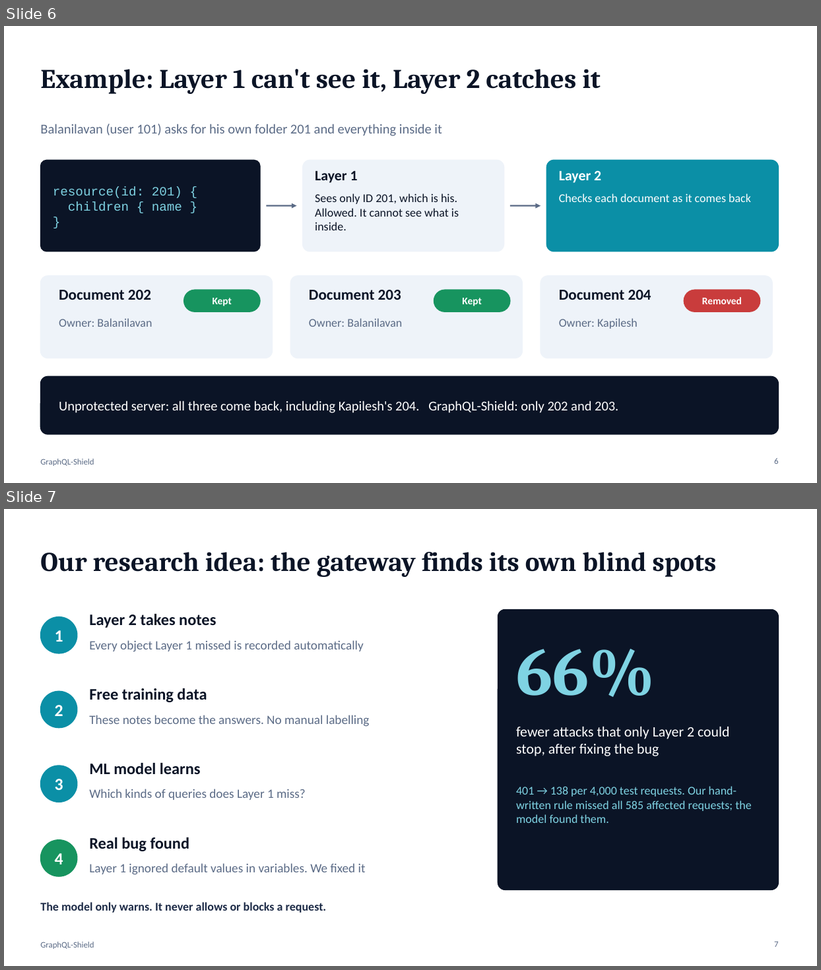
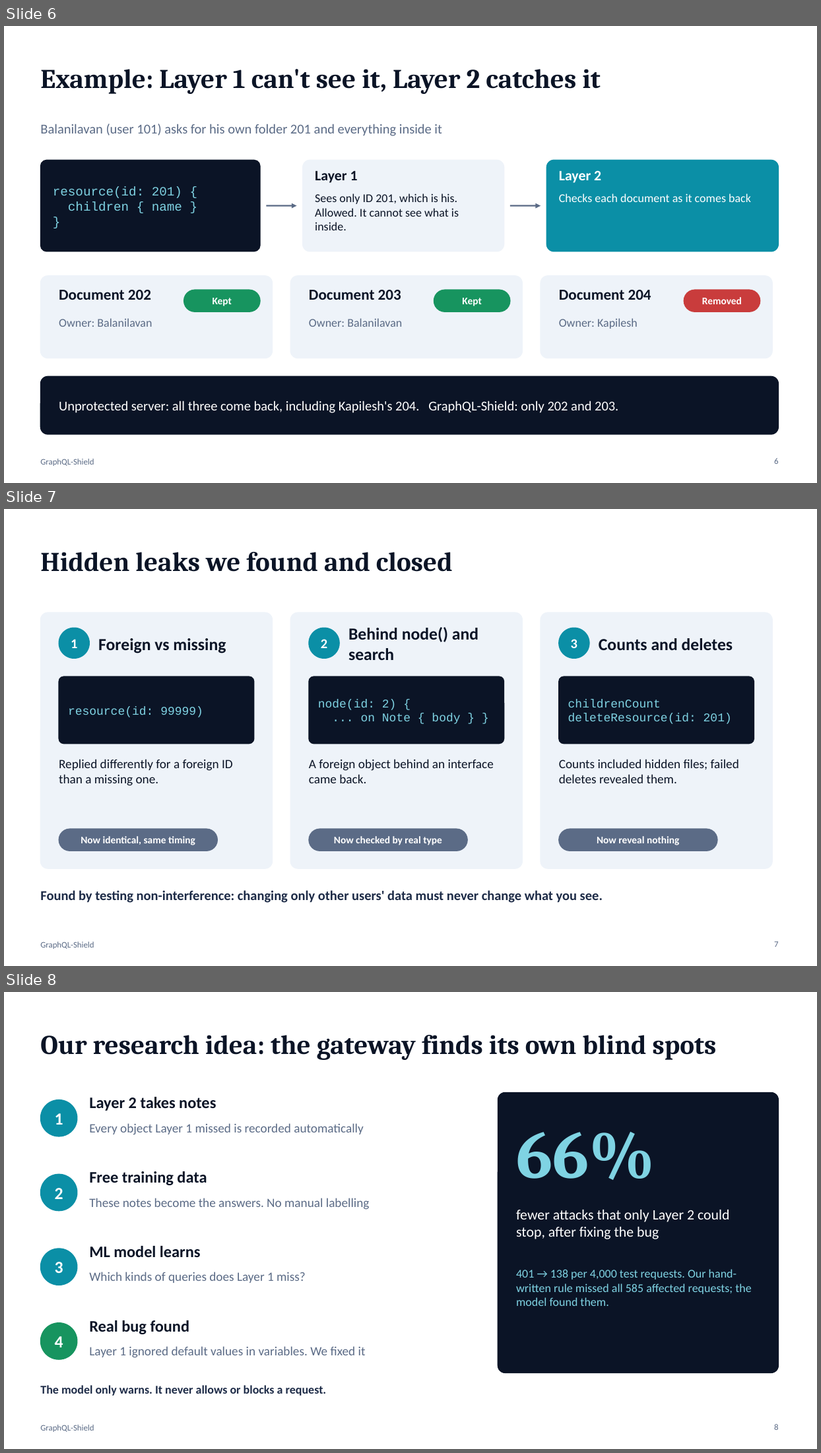
Before and after one commit to Chinmayanand03/GraphQL-Shield-, a slide deck: docs/GraphQL-Shield-Presentation.pptx. Shown one above the other, each under a label of ours: slides 6 and 7 before the commit, slides 6, 7 and 8 after it. The pictures are 821x970 and 821x1453 pixels, drawn with LibreOffice and Linux fonts; fonts in the diff are those of the drawing. Boxes give left, top, right and bottom in pixels: in the first picture for what was removed or moved away, otherwise in the second. Text is boxed around its words. In the diff, an @@ line names an element or a change of style, - is before the commit and + after.

```diff
--- a/docs/GraphQL-Shield-Presentation.pptx
+++ b/docs/GraphQL-Shield-Presentation.pptx
@@ slide 7 added at [4, 509, 817, 966], background #FFFFFF; not listed: 1 template element that a slide beside it also shows @@
@@ title added at [40, 552, 453, 572], 32 pt, text #0B1426, bold @@
+Hidden leaks we found and closed
@@ rounded rectangle added at [40, 613, 273, 869], fill #EEF3F9, outline #EEF3F9 1 pt @@
@@ rounded rectangle added at [290, 613, 523, 869], fill #EEF3F9, outline #EEF3F9 1 pt @@
@@ text added at [349, 627, 479, 660], 20 pt, text #0B1426, bold @@
+Behind node() and search
@@ rounded rectangle added at [541, 613, 773, 869], fill #EEF3F9, outline #EEF3F9 1 pt @@
@@ ellipse added at [59, 628, 89, 658], fill #0B8FA6, outline #0B8FA6 1 pt @@
@@ text added at [71, 639, 77, 648], 16 pt, text #FFFFFF, bold @@
+1
@@ text added at [98, 638, 226, 654], 20 pt, text #0B1426, bold @@
+Foreign vs missing
@@ ellipse added at [309, 628, 339, 658], fill #0B8FA6, outline #0B8FA6 1 pt @@
@@ text added at [321, 639, 327, 648], 16 pt, text #FFFFFF, bold @@
+2
@@ ellipse added at [559, 628, 589, 658], fill #0B8FA6, outline #0B8FA6 1 pt @@
@@ text added at [571, 639, 578, 648], 16 pt, text #FFFFFF, bold @@
+3
@@ text added at [599, 638, 733, 650], 20 pt, text #0B1426, bold @@
+Counts and deletes
@@ rounded rectangle added at [59, 677, 254, 744], fill #0B1426, outline #0B1426 1 pt @@
@@ rounded rectangle added at [309, 677, 504, 744], fill #0B1426, outline #0B1426 1 pt @@
@@ rounded rectangle added at [559, 677, 754, 744], fill #0B1426, outline #0B1426 1 pt @@
@@ text added at [68, 706, 203, 718], 14 pt, text #7FD3E3 @@
+resource(id: 99999)
@@ text added at [318, 699, 460, 724], 14 pt, text #7FD3E3 @@
+node(id: 2) {
+... on Note { body } }
@@ text added at [568, 699, 732, 724], 14 pt, text #7FD3E3 @@
+childrenCount
+deleteResource(id: 201)
@@ text added at [59, 759, 233, 786], 15 pt, text #0B1426 @@
+Replied differently for a foreign ID than a missing one.
@@ text added at [309, 759, 494, 784], 15 pt, text #0B1426 @@
+A foreign object behind an interface came back.
@@ text added at [559, 759, 739, 784], 15 pt, text #0B1426 @@
+Counts included hidden files; failed deletes revealed them.
@@ rounded rectangle added at [59, 829, 217, 851], fill #5B6B86, outline #5B6B86 1 pt @@
@@ text added at [81, 836, 195, 846], 12 pt, text #FFFFFF, bold @@
+Now identical, same timing
@@ rounded rectangle added at [309, 829, 467, 851], fill #5B6B86, outline #5B6B86 1 pt @@
@@ text added at [334, 836, 442, 846], 12 pt, text #FFFFFF, bold @@
+Now checked by real type
@@ rounded rectangle added at [559, 829, 717, 851], fill #5B6B86, outline #5B6B86 1 pt @@
@@ text added at [597, 836, 679, 846], 12 pt, text #FFFFFF, bold @@
+Now reveal nothing
@@ text added at [40, 890, 603, 903], 16 pt, text #1D2B47, bold @@
+Found by testing non-interference: changing only other users' data must never change what you see.
@@ page number added at [774, 942, 778, 947], 10 pt, text #5B6B86 @@
+7
@@ what was slide 7 is now slide 8 @@
@@ page number at [774, 1424, 778, 1430]: text changed @@
-7
+8
```
Also in this commit, not shown: 2 slides changed, 1 other slide added, 23 other files.
